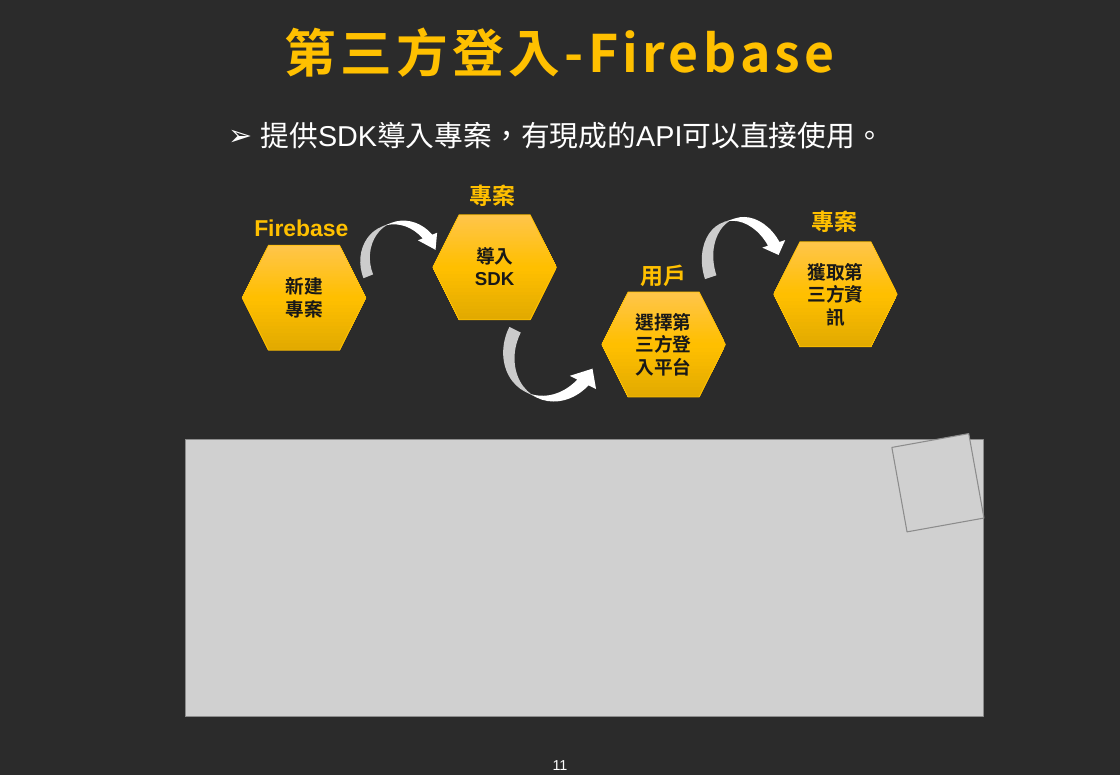
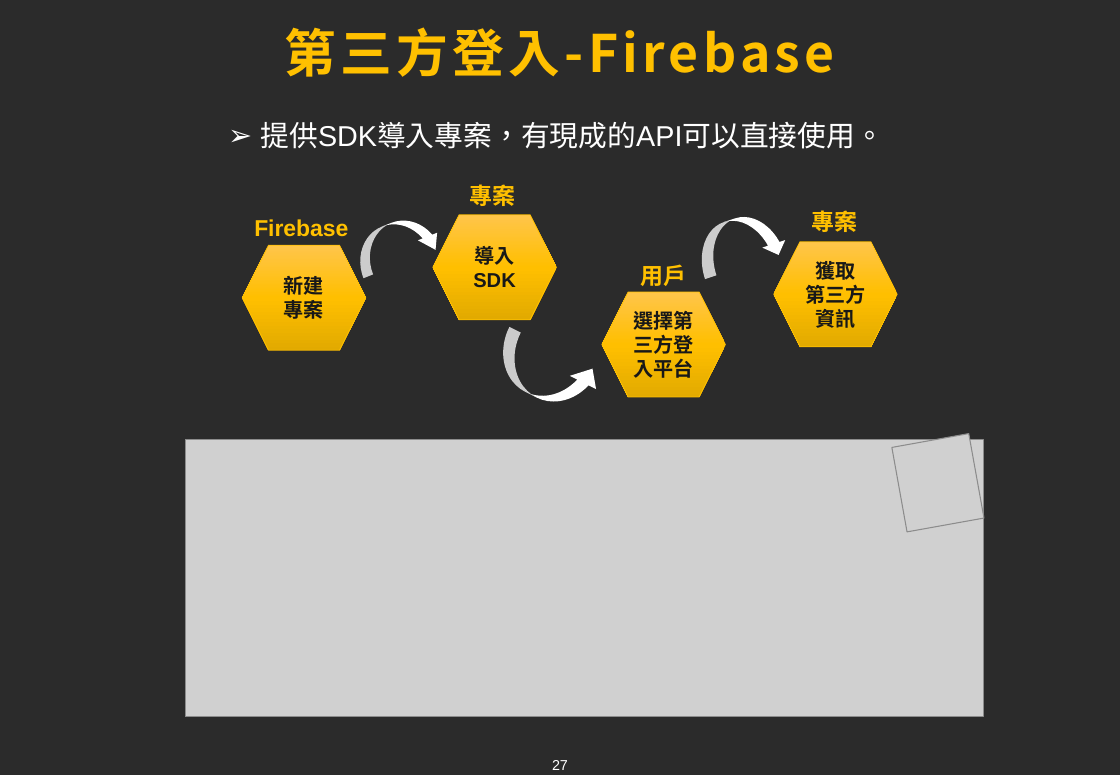
Before and after one commit to chen96026/Air, a slide deck: slide 27 of Final/Travel Nest.pptx (slide 11 before the commit). Drawn at 1120x775 pixels with LibreOffice and Linux fonts; fonts in the diff are those of the drawing; grey boxes stand for pictures; background and template pictures are left out; a plain dark background stands for a picture behind light text. Boxes give left, top, right and bottom in pixels: in the first picture for what was removed or moved away, otherwise in the second. Text is boxed around its words. In the diff, an @@ line names an element or a change of style, - is before the commit and + after.

```diff
--- a/Final/Travel Nest.pptx
+++ b/Final/Travel Nest.pptx
@@ text in hexagon at (805, 261, 865, 328): text changed; size 13 to 14 pt @@
-獲取第三方資訊
+獲取
+第三方資訊
@@ size 13 to 14 pt in 3 elements at (242, 245, 365, 351), (433, 215, 556, 321), (602, 293, 725, 398) @@
@@ page number at (552, 760, 568, 770): text changed @@
-11
+27
```
Also in this commit, not shown: 10 other slides changed, 14 slides added, 3 slides removed.
